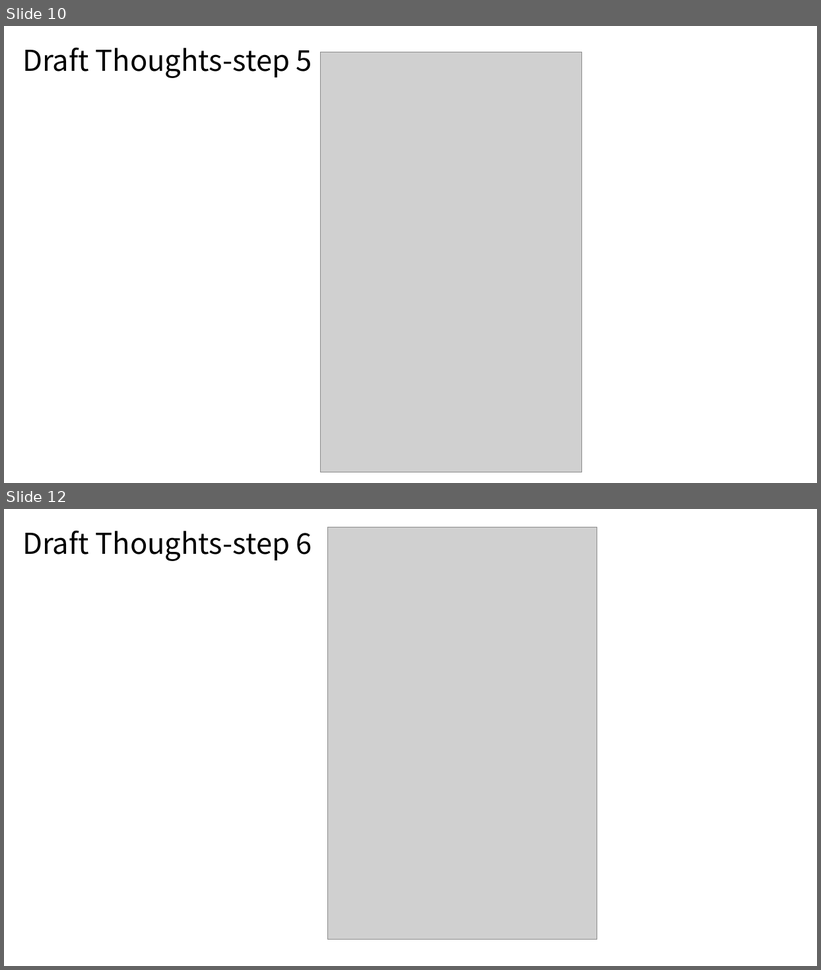
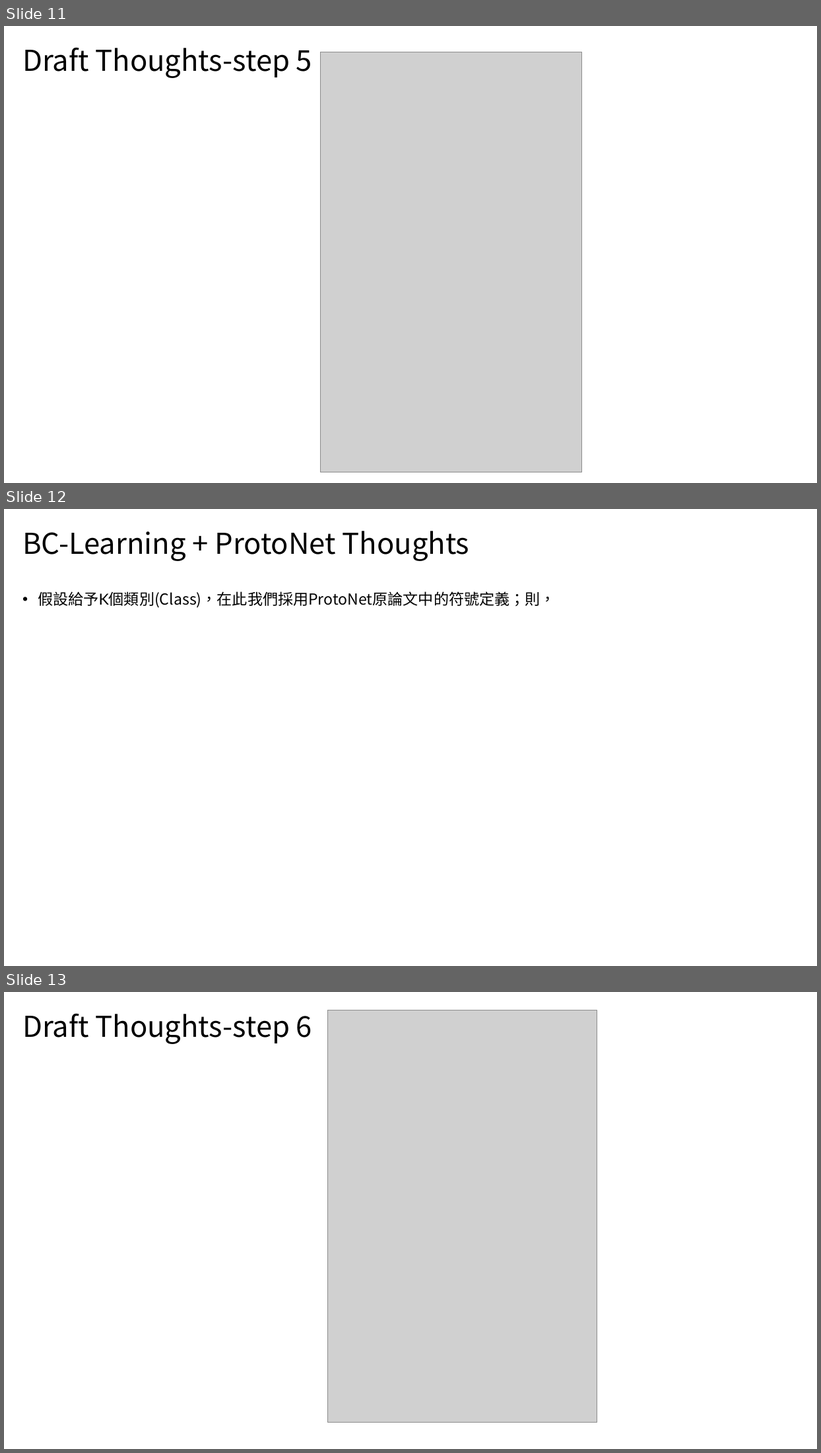
Before and after one commit to xrick/RickLiao-Repo, a slide deck: MyResearches/BCLearning+ProtoNet/Thoughts/bclearning+protonet_thoughts01.pptx. Shown one above the other, each under a label of ours: slides 10 and 12 before the commit, slides 11, 12 and 13 after it; the slides between them are not shown. The pictures are 821x970 and 821x1453 pixels, drawn with LibreOffice and Linux fonts; fonts in the diff are those of the drawing; grey boxes stand for pictures. Boxes give left, top, right and bottom in pixels: in the first picture for what was removed or moved away, otherwise in the second. Text is boxed around its words. In the diff, an @@ line names an element or a change of style, - is before the commit and + after.

```diff
--- a/MyResearches/BCLearning+ProtoNet/Thoughts/bclearning+protonet_thoughts01.pptx
+++ b/MyResearches/BCLearning+ProtoNet/Thoughts/bclearning+protonet_thoughts01.pptx
@@ slide 12 added at [4, 509, 817, 966], background #FFFFFF @@
@@ title added at [22, 531, 470, 561], 34 pt, text #000000 @@
+BC-Learning + ProtoNet Thoughts
@@ text added at [38, 591, 556, 608], 18 pt, text #000000 @@
+• 假設給予K個類別(Class)，在此我們採用ProtoNet原論文中的符號定義；則，
@@ what was slide 10 is now slide 11 @@
@@ what was slide 12 is now slide 13 @@
```
Also in this commit, not shown: 2 other slides added, 2 slides removed, 37 other files.
